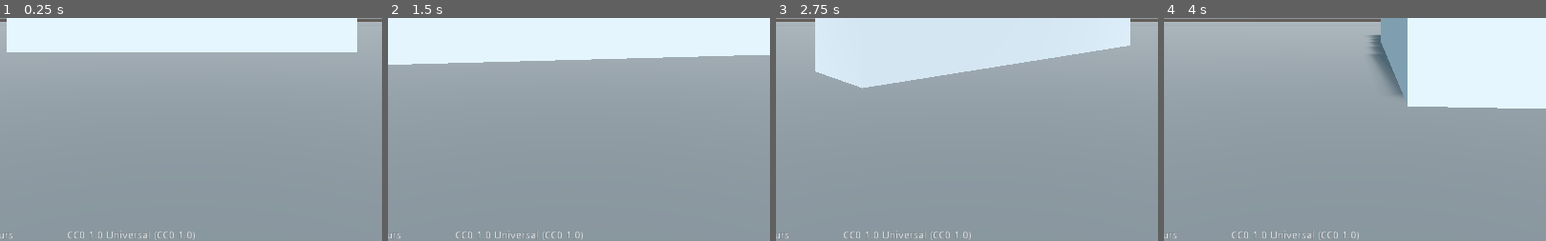
Above: before the commit, frames 1-4 (left to right).
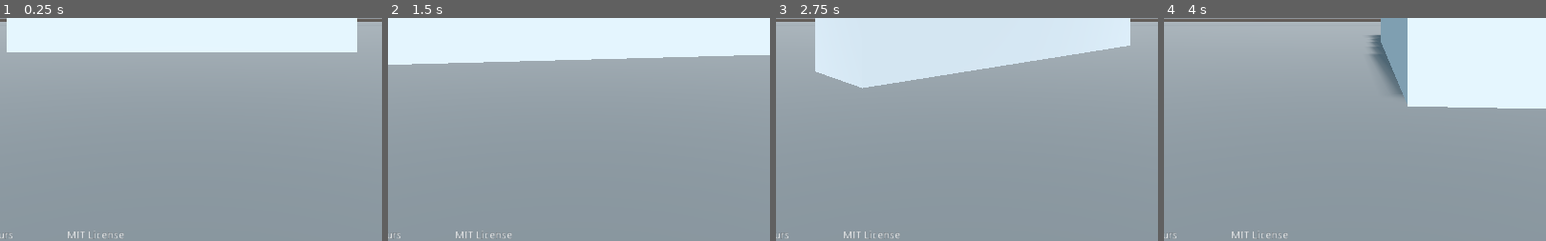
Above: after the commit, the same moments.

Repository: cenullum/Voxelizer-For-Godot-Engine
Game: Godot game, scene res://voxelizer.tscn
The game is run twice, just before and just after one commit, with the same random seed, the same clock (stepped at 60 frames per second) and the same inputs.
Inputs (mouse positions are % of the whole screen's width and height, from its top left):
- Up to frame 1 (0.25 s): no input
- Up to frame 2 (1.5 s): click (11, 10) at 0.52 s; type "12" at 0.6 s; tap Enter at 1.25 s; hold D (rotate_right) from 1.28 s (still down)
- Up to frame 3 (2.75 s): release D (rotate_right) at 2.03 s; hold H (move_down) from 2.03 s (still down)
- Up to frame 4 (4 s): release H (move_down) at 2.78 s; hold D (rotate_right) 2.78-3.53 s; hold Y (move_up) from 3.53 s (still down)
The pictures show only the part of the screen within x 26-76%, y 50-100%; the shares and areas given below are measured in that part.

The runs differ from the first frame. In frame 1, 0.3% of the frame differs, in the area x 17-51%, y 95-100%; in frame 2, 0.3%; in frame 3, 0.3%; in frame 4, 0.3%.

Commit message:
deleted unnecessaris

Diff:
--- a/project_files/Voxelizer.gd
+++ b/project_files/Voxelizer.gd
@@ -27,9 +27,8 @@
 		voxelization(voxel_me)
 
 
-export(Vector2) var icon_size = Vector2(64, 64)
-
-func _files_dropped(images, screen):
+
+func _files_dropped(images, screen):#delete if this func you don't need
 	$ItemList.clear()
 	var extensions = ResourceLoader.get_recognized_extensions_for_type("Texture")
 
@@ -45,11 +44,7 @@
 	$ItemList.add_item(images[0], tex, true)
 
 
-
-
-
-
-func _process(delta):
+func _process(delta): #delete if this func you don't need
 
 	if Input.is_action_pressed("rotate_up"):
 		rotate(Vector3.LEFT,turning_speed*delta)
--- a/project_files/voxelizer.tscn
+++ b/project_files/voxelizer.tscn
@@ -60,7 +60,7 @@
 anchor_right = 1.0
 anchor_bottom = 1.0
 margin_top = -14.0
-text = "made by cenullum in godot 3.2.2  in 8 hours                  CC0 1.0 Universal (CC0 1.0)"
+text = "made by cenullum in godot 3.2.2  in 8 hours                  MIT License"
 __meta__ = {
 "_edit_use_anchors_": false
 }
Not shown: 2 places in project_files/voxelizer.tscn that only renumber resources
